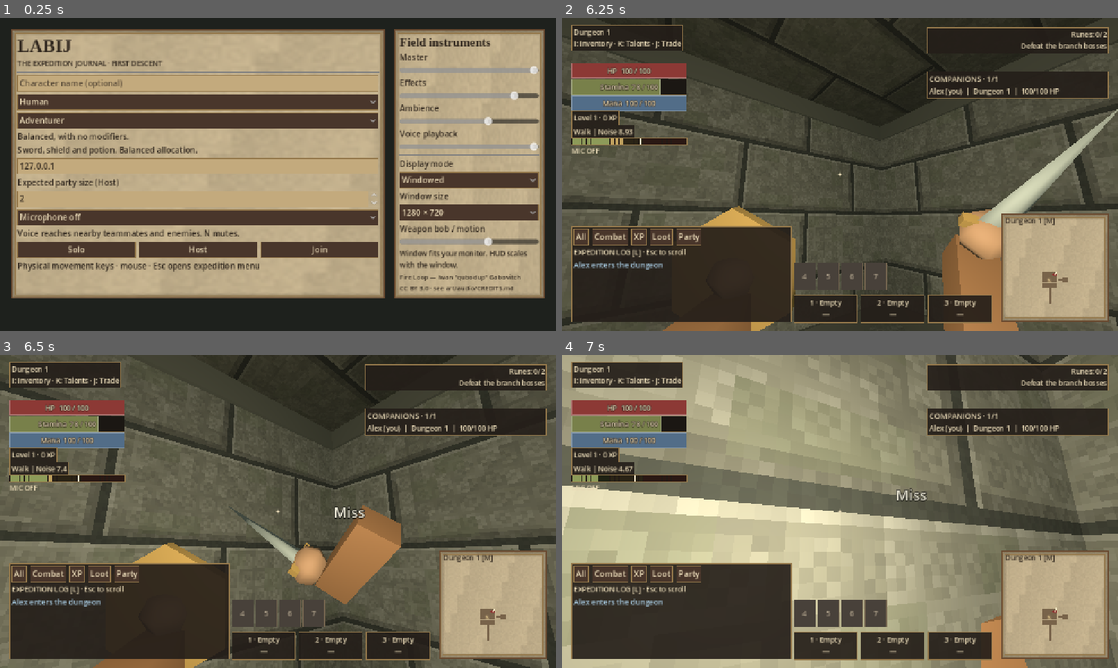
Above: before the commit, frames 1-4 (two rows, left to right).
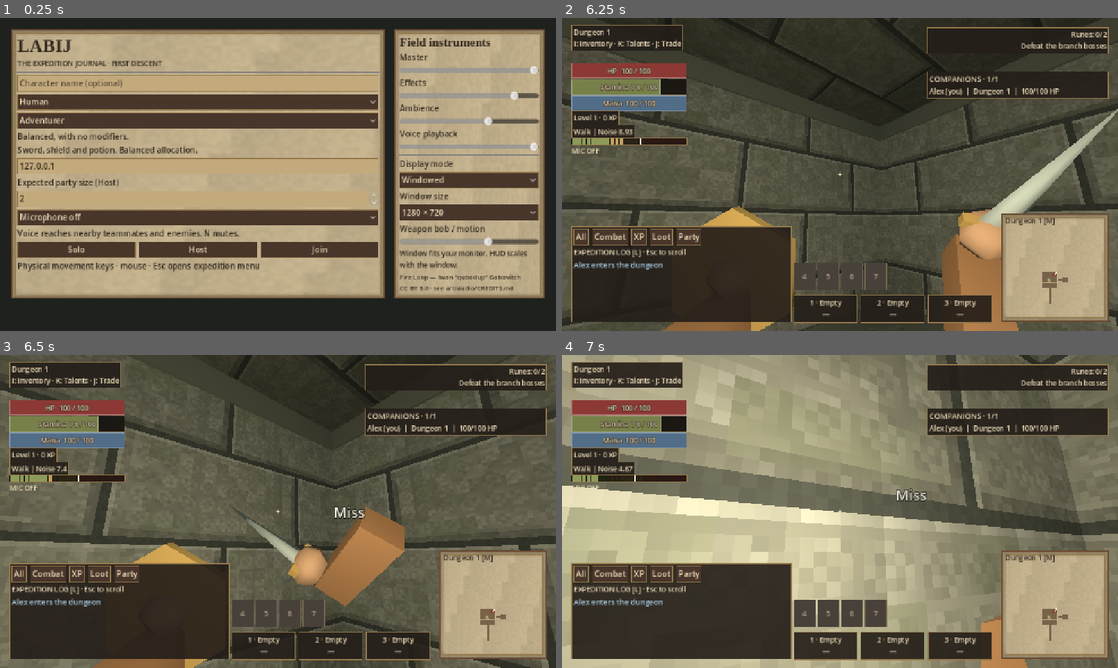
Above: after the commit, the same moments.

Repository: tdonnenfeld/LABIJ
Game: Godot game, scene res://game/main.tscn
The game is run twice, just before and just after one commit, with the same random seed, the same clock (stepped at 60 frames per second) and the same inputs. Sound files missing from this copy of the repository are replaced by a short silence.
Inputs (mouse positions are in pixels of both pictures, inside the frame that each line leads up to):
- Up to frame 1 (0.25 s): no input
- Up to frame 2 (6.25 s): click (762, 83) at 0.52 s; type "Alex" at 0.6 s; click "Solo" at 1.25 s; click "All" at 2 s; click "Combat" at 2.75 s; click "XP" at 3.5 s; click "Loot" at 4.25 s; click "Party" at 5 s; tap Enter at 5.75 s; move the mouse to (867, 174) at 5.77 s; hold W from 5.78 s (still down); hold Shift from 5.78 s (still down); click (867, 174) at 5.92 s
- Up to frame 3 (6.5 s): keep holding W; keep holding Shift
- Up to frame 4 (7 s): keep holding W; move the mouse to (812, 511) at 6.52 s; release Shift at 6.53 s; tap Ctrl at 6.6 s

Frames 1-2 are identical in both runs. In frame 3, 0.6% of the frame differs, in the area x 41-73%, y 48-81%; in frame 4, nothing differs.

Commit message:
Animate bow draw, release recoil and elemental spell charging

Diff:
--- a/game/visuals/first_person_hands.gd
+++ b/game/visuals/first_person_hands.gd
@@ -1,5 +1,6 @@
 extends Node3D
 
+const Spells = preload("res://game/combat/spells.gd")
 const Catalog = preload("res://game/items/catalog.gd")
 const Assets = preload("res://game/visuals/asset_registry.gd")
 const Loot = preload("res://game/items/loot_models.gd")
@@ -17,6 +18,12 @@
 var speed := 0.0
 var previous := Vector3.ZERO
 var sampled := false
+var last_phase := 0
+var last_cast := ""
+var release_time := 0.0
+var cast_charge := 0.0
+var cast_color := Color.WHITE
+var spell_material: StandardMaterial3D
 
 func _ready() -> void:
 	right = Node3D.new()
@@ -32,6 +39,11 @@
 	spell = Node3D.new()
 	add_child(spell)
 	Loot.gem(spell, Vector3.ZERO, 0.13, Color("#c3a1e8"))
+	spell_material = StandardMaterial3D.new()
+	spell_material.emission_enabled = true
+	var orb := spell.get_child(0) as MeshInstance3D
+	if orb:
+		orb.material_override = spell_material
 	spell.position = Vector3(0, -0.15, -0.76)
 	spell.hide()
 
@@ -60,6 +72,18 @@
 	drink_time = maxf(0.0, drink_time - delta)
 	var weight := minf(1.0, delta * 15.0)
 	var casting: bool = actor.cast_id != ""
+	if (last_phase == 1 and actor.attack_phase == 2) or (last_cast != "" and not casting):
+		release_time = 0.18
+	last_phase = actor.attack_phase
+	last_cast = actor.cast_id
+	release_time = maxf(0.0, release_time - delta)
+	cast_charge = move_toward(cast_charge, 1.0 if casting else 0.0, delta * 4.0)
+	if casting:
+		var stats := Spells.get_spell(actor.cast_id)
+		if not stats.is_empty():
+			cast_color = stats[6]
+	spell_material.albedo_color = cast_color
+	spell_material.emission = cast_color
 	var target := Vector3(0.36 + bob, -0.33 + absf(bob), -0.75)
 	var rot := Vector3(0.10, -0.15, -0.14)
 	if actor.attack_phase == 1:
@@ -83,9 +107,15 @@
 	if casting:
 		target = Vector3(0.22, -0.16, -0.72)
 		rot.x = -0.4
+	target.z += release_time * 0.45
+	rot.x += release_time * 1.3
 	right.position = right.position.lerp(target, weight)
 	right.rotation = right.rotation.lerp(rot, weight)
 	var left_target := Vector3(-0.40 - bob, -0.38 + absf(bob), -0.76)
+	if casting:
+		left_target = Vector3(-0.22, -0.14, -0.66)
+	elif Catalog.get_item(key[0]).projectile_speed > 0 and actor.attack_phase == 1:
+		left_target = Vector3(-0.12, -0.19, -0.48)
 	if actor.blocking:
 		left_target = Vector3(-0.19, -0.09, -0.64)
 	if drink_time > 0.0:
@@ -95,6 +125,7 @@
 	drink.visible = drink_time > 0.0
 	if shield:
 		shield.visible = not drink.visible
-	spell.visible = casting
-	spell.scale = Vector3.ONE * (0.85 + sin(clock * 3.0) * 0.18)
+	spell.visible = casting or (release_time > 0.0 and cast_charge > 0.0)
+	spell.scale = Vector3.ONE * maxf(0.05, cast_charge * (0.9 + sin(clock * 8.0) * 0.1))
+	spell.rotation.y += delta * 3.0
 	visible = actor.health > 0.0
